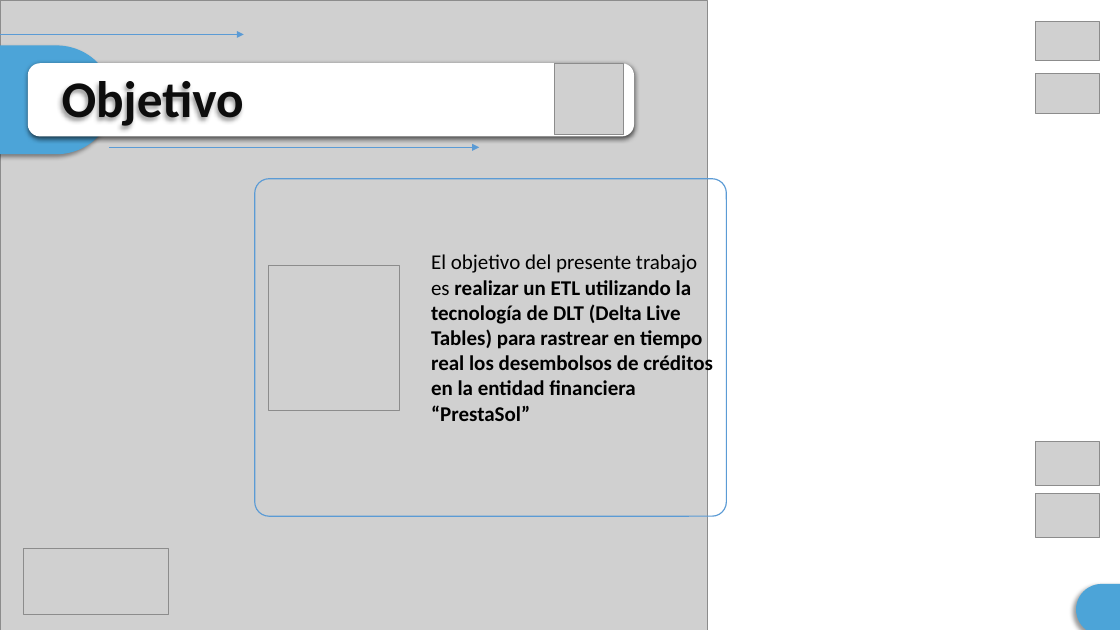
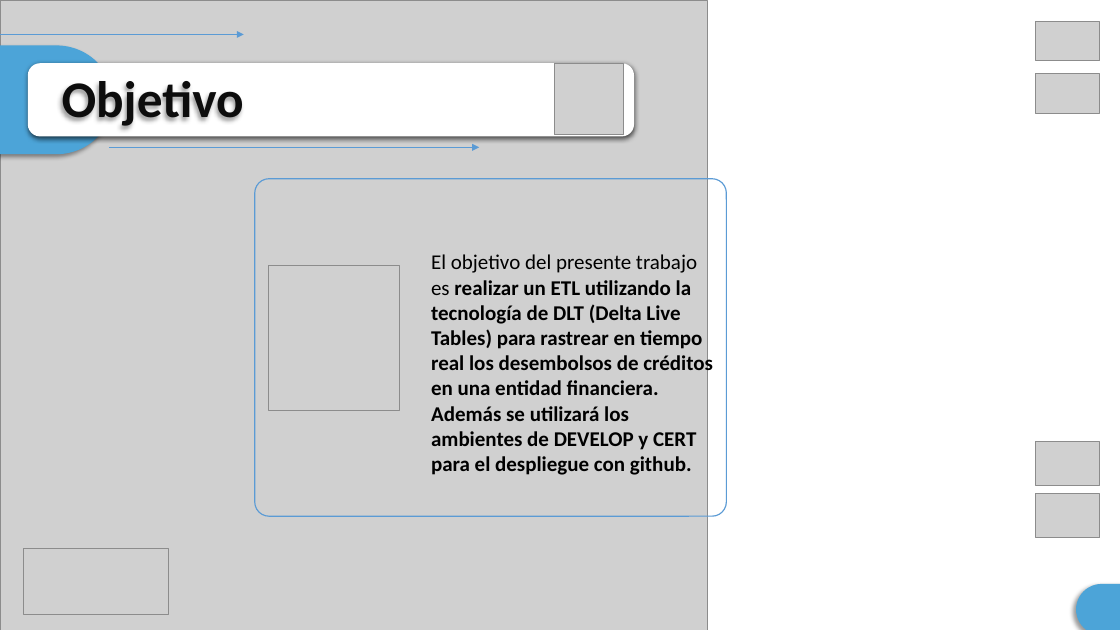
Before and after one commit to jmendozacw/Repo_trabajofinal, a slide deck: slide 3 of Trabajo Final SMARTDATA - Databricks - Jhon Wilson Mendoza Cutipa.pptx. Drawn at 1120x630 pixels with LibreOffice and Linux fonts; fonts in the diff are those of the drawing; grey boxes stand for pictures. Boxes give left, top, right and bottom in pixels: in the first picture for what was removed or moved away, otherwise in the second. Text is boxed around its words. In the diff, an @@ line names an element or a change of style, - is before the commit and + after.

```diff
--- a/Trabajo Final SMARTDATA - Databricks - Jhon Wilson Mendoza Cutipa.pptx
+++ b/Trabajo Final SMARTDATA - Databricks - Jhon Wilson Mendoza Cutipa.pptx
@@ text at box(431, 254, 713, 475): text changed @@
-El objetivo del presente trabajo es realizar un ETL utilizando la tecnología de DLT (Delta Live Tables) para rastrear en tiempo real los desembolsos de créditos en la entidad financiera “PrestaSol”
+El objetivo del presente trabajo es realizar un ETL utilizando la tecnología de DLT (Delta Live Tables) para rastrear en tiempo real los desembolsos de créditos en una entidad financiera. Además se utilizará los ambientes de DEVELOP y CERT para el despliegue con github.
```
Also in this commit, not shown: 2 other slides changed, 2 slides added, 8 other files.
